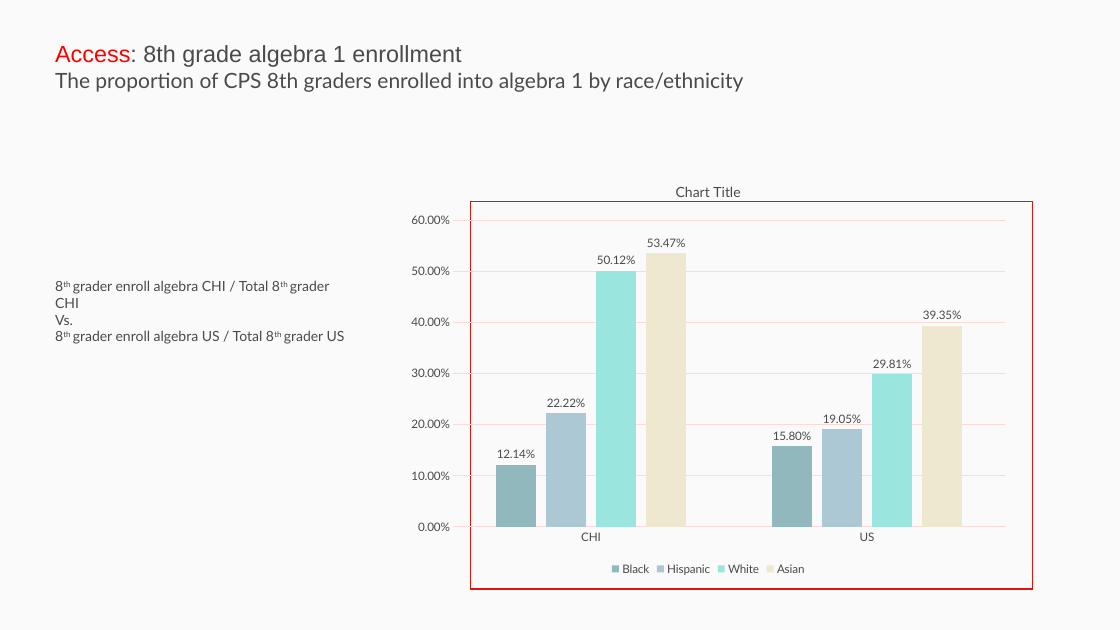
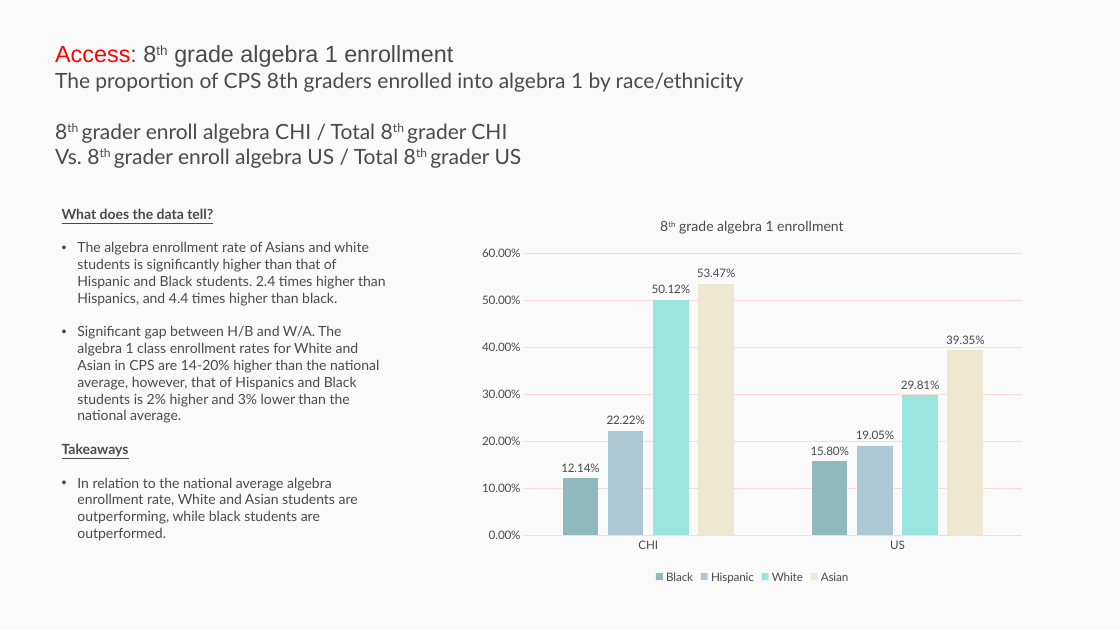
Before and after one commit to p33chicago/P33-DEI-dashboard-project, a slide deck: slide 10 of Deep diving plots.pptx. Drawn at 1120x630 pixels with LibreOffice and Linux fonts; fonts in the diff are those of the drawing. Boxes give left, top, right and bottom in pixels: in the first picture for what was removed or moved away, otherwise in the second. Text is boxed around its words. In the diff, an @@ line names an element or a change of style, - is before the commit and + after.

```diff
--- a/Deep diving plots.pptx
+++ b/Deep diving plots.pptx
@@ rectangle removed at <box>0,0,1120,630</box> @@
@@ text at <box>55,45,453,67</box>: now superscript in "8th" @@
@@ text at <box>55,123,522,168</box>: paragraphs added @@
+8th grader enroll algebra CHI / Total 8th grader CHI
+Vs. 8th grader enroll algebra US / Total 8th grader US
@@ text added at <box>62,208,386,524</box>, 12 pt, text #4A4A4A @@
+What does the data tell?
+• The algebra enrollment rate of Asians and white students is significantly higher than that of Hispanic and Black students. 2.4 times higher than Hispanics, and 4.4 times higher than black.
+• Significant gap between H/B and W/A. The algebra 1 class enrollment rates for White and Asian in CPS are 14-20% higher than the national average, however, that of Hispanics and Black students is 2% higher and 3% lower than the national average.
+Takeaways
+• In relation to the national average algebra enrollment rate, White and Asian students are outperforming, while black students are outperformed.
@@ column chart at <box>471,202,1034,587</box> @@
@@ title "8th grade algebra 1 enrollment " added @@
@@ column chart: place and size @@
-column chart at <box>399,167,1017,580</box>
+column chart at <box>471,202,1034,587</box>
@@ rectangle removed at <box>471,202,1032,590</box> @@
@@ text removed at <box>55,280,345,344</box> @@
-8th grader enroll algebra CHI / Total 8th grader CHI
-Vs.
-8th grader enroll algebra US / Total 8th grader US
```
Also in this commit, not shown: 10 other slides changed, 1 other file.
